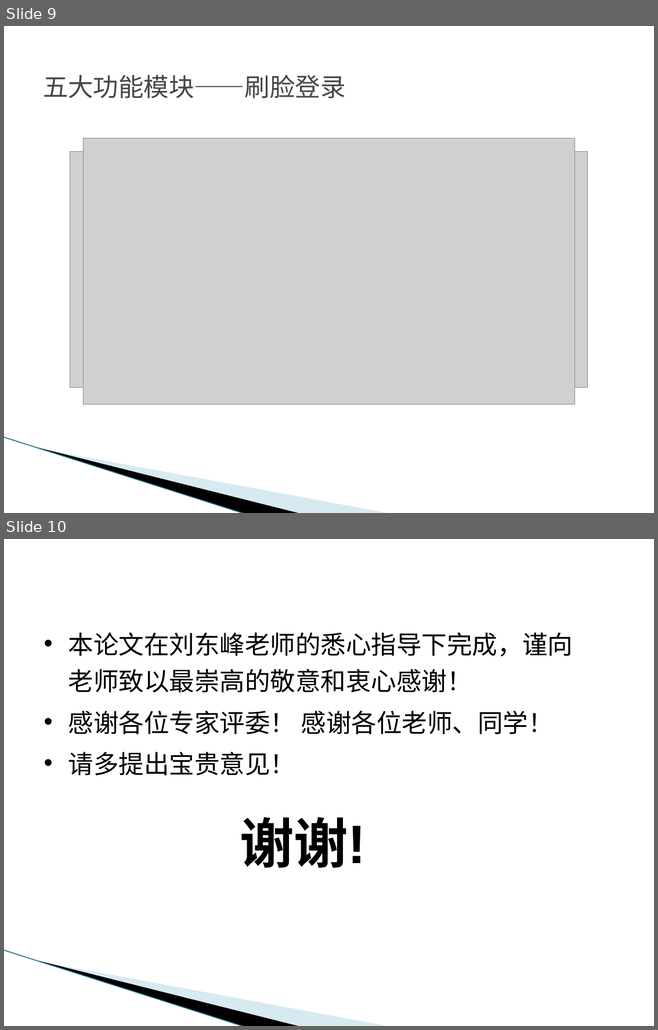
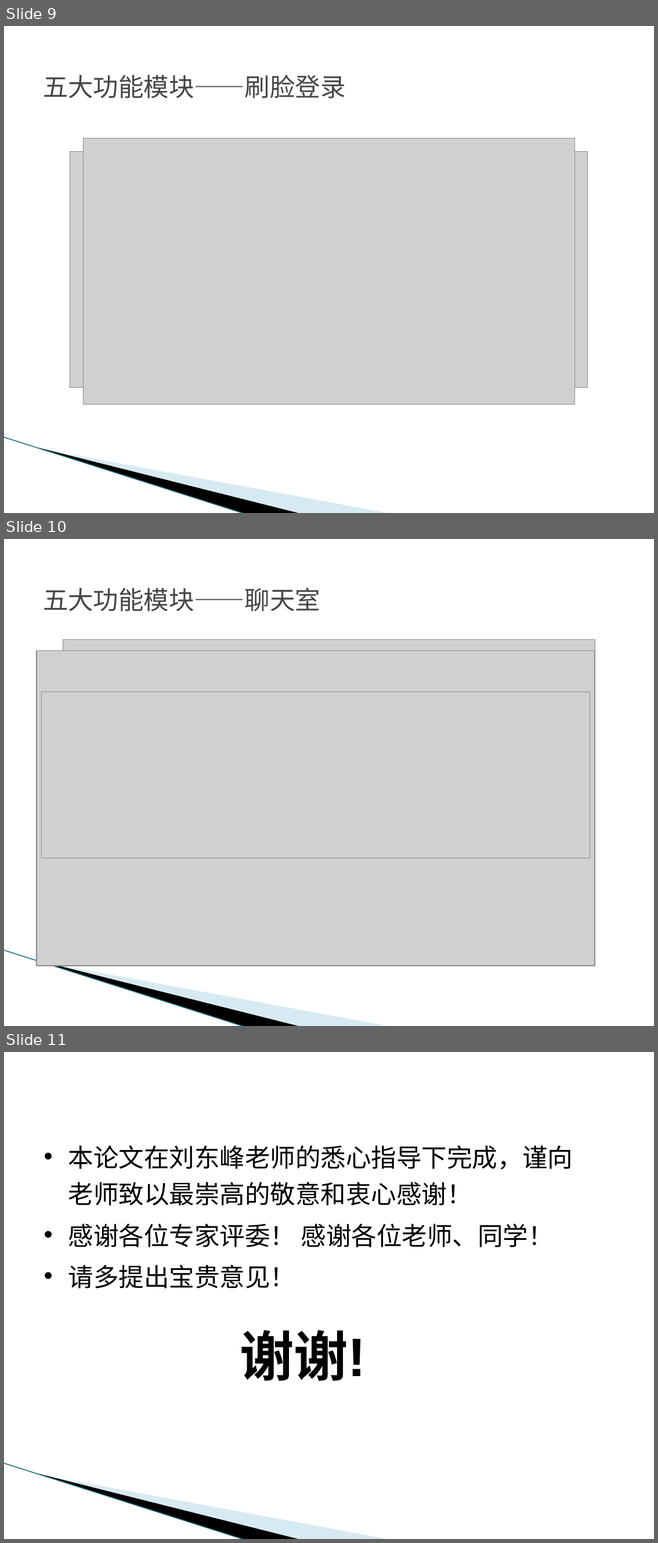
Before and after one commit to zxy15914507674/bishe, a slide deck: 张祥裕答辩PPT.pptx. Shown one above the other, each under a label of ours: slides 9 and 10 before the commit, slides 9, 10 and 11 after it. The pictures are 658x1030 and 658x1543 pixels, drawn with LibreOffice and Linux fonts; fonts in the diff are those of the drawing; grey boxes stand for pictures; background and template pictures are left out. Boxes give left, top, right and bottom in pixels: in the first picture for what was removed or moved away, otherwise in the second. Text is boxed around its words. In the diff, an @@ line names an element or a change of style, - is before the commit and + after.

Commit message:
聊天室模块编写完毕

```diff
--- a/张祥裕答辩PPT.pptx
+++ b/张祥裕答辩PPT.pptx
@@ slide 10 added at bbox=[4, 539, 654, 1026], background #FFFFFF; not listed: 3 template elements that a slide beside it also shows @@
@@ title added at bbox=[43, 588, 320, 611], 28 pt, text #464646 @@
+五大功能模块——聊天室
@@ picture added at bbox=[63, 640, 594, 955] @@
@@ picture added at bbox=[36, 651, 594, 966] @@
@@ picture added at bbox=[36, 668, 594, 926] @@
@@ picture added at bbox=[42, 692, 589, 858] @@
@@ what was slide 10 is now slide 11 @@
```
